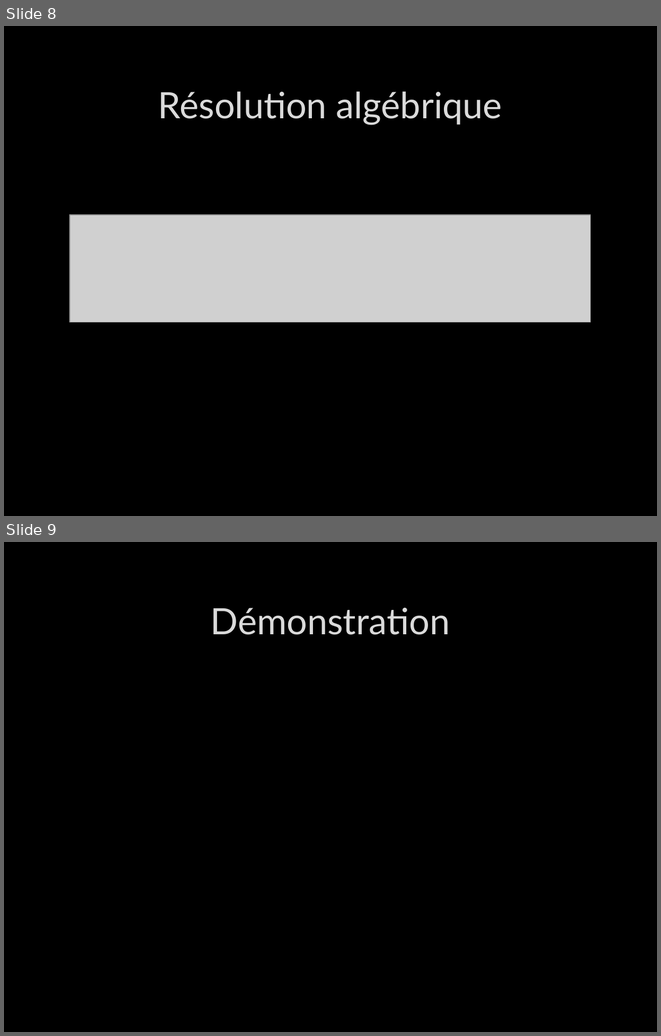
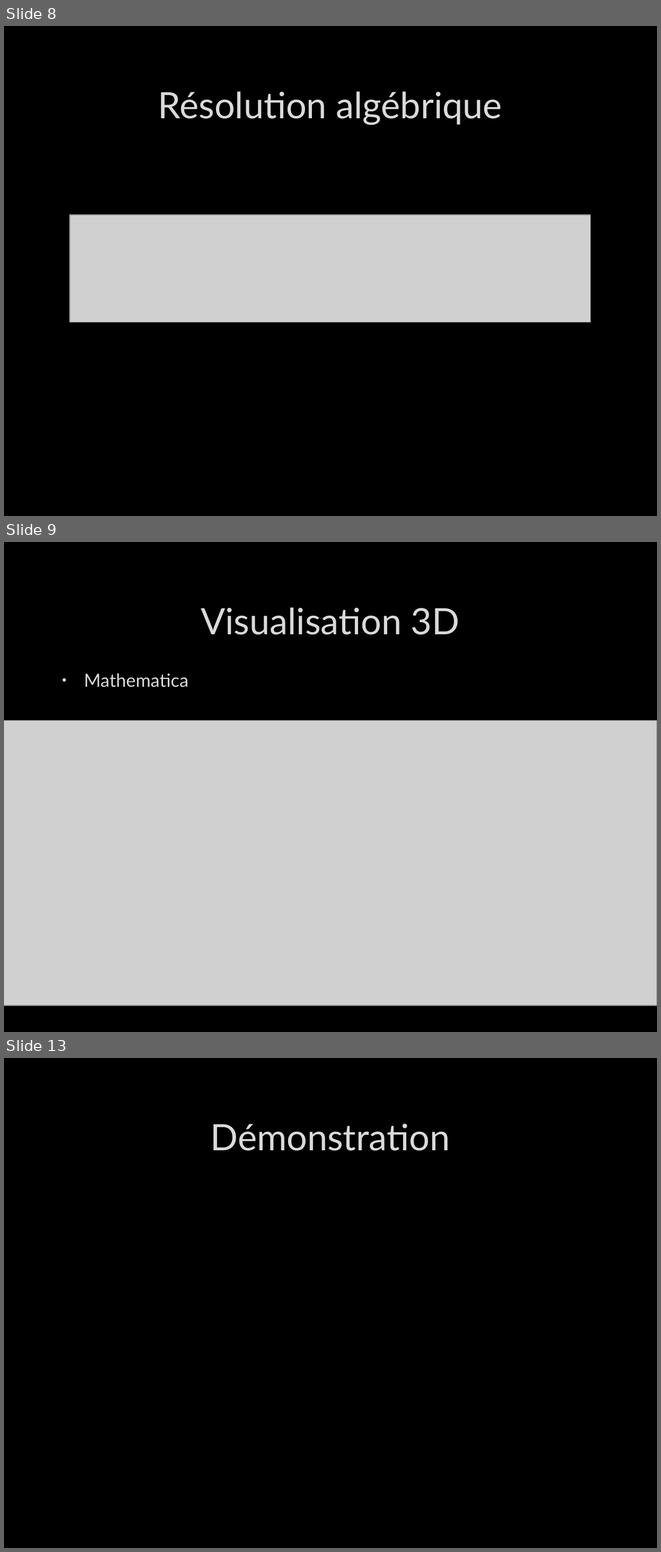
Before and after one commit to bastou2316/p2-java, a slide deck: Projet Hes d'été/4. Cloture/Présentation NSolver v2.pptx. Shown one above the other, each under a label of ours: slides 8 and 9 before the commit, slides 8, 9 and 13 after it; the slides between them are not shown. The pictures are 661x1036 and 661x1552 pixels, drawn with LibreOffice and Linux fonts; fonts in the diff are those of the drawing; grey boxes stand for pictures; background and template pictures are left out. Boxes give left, top, right and bottom in pixels: in the first picture for what was removed or moved away, otherwise in the second. Text is boxed around its words. In the diff, an @@ line names an element or a change of style, - is before the commit and + after.

```diff
--- a/Projet Hes d'été/4. Cloture/Présentation NSolver v2.pptx
+++ b/Projet Hes d'été/4. Cloture/Présentation NSolver v2.pptx
@@ slide 9 added at bbox=[4, 542, 657, 1032], background picture (left out) @@
@@ title added at bbox=[201, 607, 460, 635], 40 pt, text #DADADA @@
+Visualisation 3D
@@ text added at bbox=[84, 673, 188, 687], 20 pt, text #DADADA @@
+• Mathematica
@@ picture added at bbox=[4, 720, 657, 1006] @@
@@ what was slide 9 is now slide 13 @@
```
Also in this commit, not shown: 1 slide changed, 3 other slides added, 5 other files.
